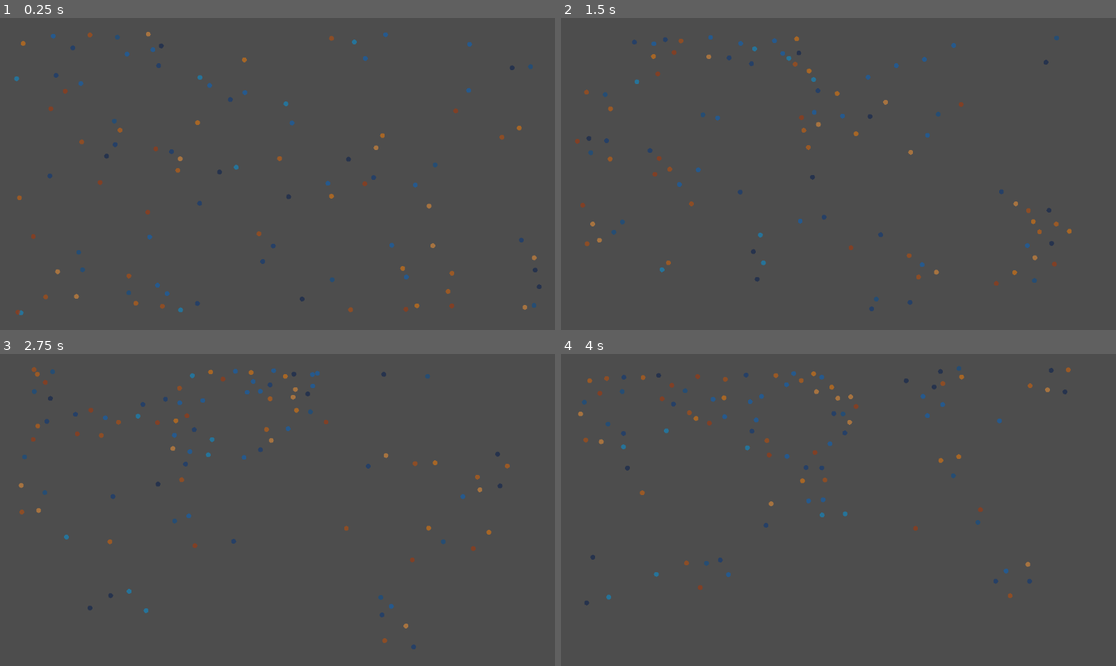
Above: before the commit, frames 1-4 (two rows, left to right).
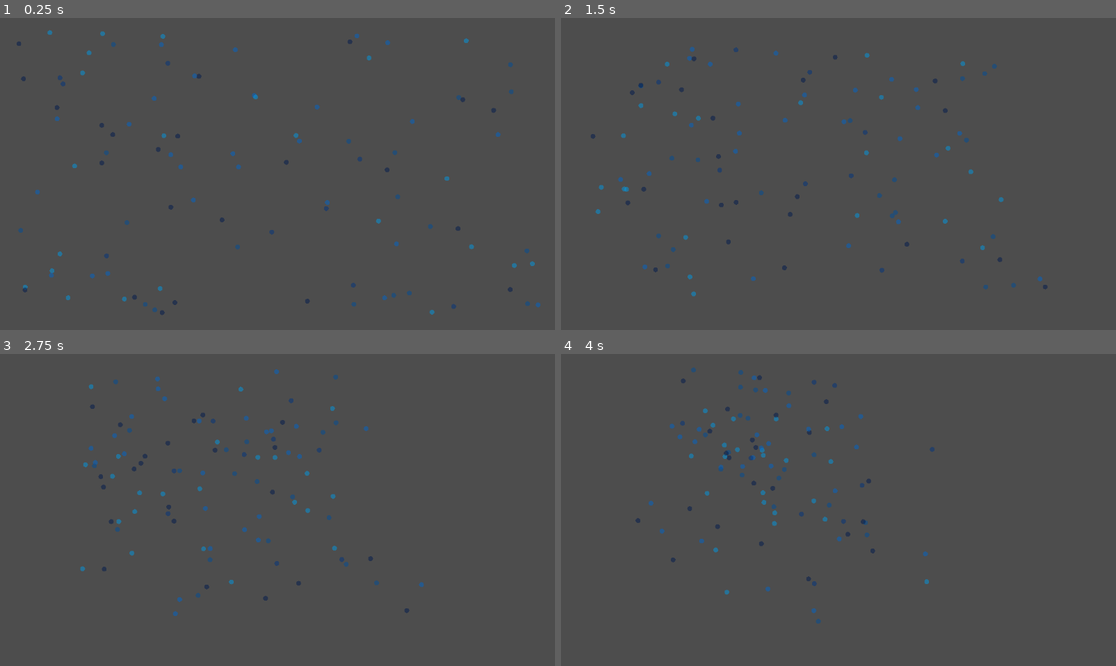
Above: after the commit, the same moments.

Repository: joesobo/EcoSystem
Game: Godot game, scene res://scenes/multiFish.tscn
Two runs of this game, one before a commit and one after it. Both use one fixed random seed, a clock stepped at 60 frames per second and the inputs below.
Inputs:
- Up to frame 1 (0.25 s): no input
- Up to frame 2 (1.5 s): no input
- Up to frame 3 (2.75 s): no input
- Up to frame 4 (4 s): no input

The runs differ from the first frame. In frame 1, 2.1% of the frame differs, in the area x 2-98%, y 3-96%; in frame 2, 2.1%; in frame 3, 2.1%; in frame 4, 2.1%, in the area x 3-92%, y 3-87%.

Commit message:
fix: flock around center and view angle

Diff:
--- a/scenes/fish.tscn
+++ b/scenes/fish.tscn
@@ -9,27 +9,30 @@
 
 [sub_resource type="CircleShape2D" id="CircleShape2D_k81i3"]
 
-[node name="Fish" type="Node2D"]
-
-[node name="RigidBody2D" type="RigidBody2D" parent="."]
+[node name="Fish" type="RigidBody2D"]
 gravity_scale = 0.0
 lock_rotation = true
 script = ExtResource("1_avtcq")
+randomForce = 0.0
+alignmentForce = 0.0
+separationForce = 0.0
+viewAngle = 60
 
-[node name="CollisionShape2D" type="CollisionShape2D" parent="RigidBody2D"]
+[node name="CollisionShape2D" type="CollisionShape2D" parent="."]
 visible = false
 position = Vector2(5, 5)
 scale = Vector2(10, 10)
 shape = SubResource("RectangleShape2D_k5teq")
+disabled = true
 
-[node name="Sprite2D" type="Sprite2D" parent="RigidBody2D"]
+[node name="Sprite2D" type="Sprite2D" parent="."]
 visible = false
 position = Vector2(5, 5)
 scale = Vector2(10, 10)
 texture = SubResource("CanvasTexture_huqkc")
 
-[node name="Area2D" type="Area2D" parent="RigidBody2D"]
+[node name="Area2D" type="Area2D" parent="."]
 position = Vector2(5, 5)
 
-[node name="CollisionShape2D" type="CollisionShape2D" parent="RigidBody2D/Area2D"]
+[node name="CollisionShape2D" type="CollisionShape2D" parent="Area2D"]
 shape = SubResource("CircleShape2D_k81i3")
--- a/scripts/Boid.gd
+++ b/scripts/Boid.gd
@@ -6,15 +6,14 @@
 
 @export var avoidRadius = 30
 @export var visualRange = 50
-@export var turnSpeed = 0.1
+@export var turnSpeed = 1
 
 @export var randomForce = 0.05
 @export var cohesionForce: = 0.005
 @export var alignmentForce: = 0.05
 @export var separationForce: = 0.05
 
-@export var maxSize = 10
-@export var minSize = 5
+@export var viewAngle = 45
 
 @export var color_palette = [
 	Color(0.0, 0.4, 0.8, 1.0),  # Blue
@@ -22,11 +21,6 @@
 	Color(0.0, 0.3, 0.6, 1.0),  # Darker Blue
 	Color(0.0, 0.2, 0.5, 1.0),  # Even Darker Blue
 	Color(0.0, 0.1, 0.3, 1.0),  # Darkest Blue
-	Color(1.0, 0.5, 0.0, 1.0),  # Orange
-	Color(1.0, 0.6, 0.2, 1.0),  # Lighter Orange
-	Color(0.9, 0.4, 0.0, 1.0),  # Darker Orange
-	Color(0.8, 0.3, 0.0, 1.0),  # Even Darker Orange
-	Color(0.7, 0.2, 0.0, 1.0)   # Darkest Orange
 ]
 @export var type = 'Blue'
 
@@ -51,51 +45,66 @@
 
 	modulate = color_palette[randi() % color_palette.size()]
 
-func get_interpolated_points(start, end, steps):
-	var points = []
-	for i in range(steps + 1):
-		var t = i / steps
-		points.append(start.linear_interpolate(end, t))
-	return points
-
 func _draw():
 	var debug_point_radius = 5.0
 	var debug_point_color = Color.WHITE
 	debug_point_color.a = 0.5
 	draw_circle(Vector2.ZERO, debug_point_radius, debug_point_color)
 
+	# Draw vision cone
+	# drawCone()
+
+func drawCone():
+	var points: Array = []
+	var direction_angle = atan2(velocity.y, velocity.x)
+	var start_angle = direction_angle - deg_to_rad(viewAngle / 2)
+	var end_angle = direction_angle + deg_to_rad(viewAngle / 2)
+	var step = deg_to_rad(1.0)  # 1 degree step
+	var angle = start_angle
+
+	while angle <= end_angle:
+		var x = cos(angle) * visualRange
+		var y = sin(angle) * visualRange
+		points.append(Vector2(x, y))
+		angle += step
+
+	# Draw vision boundary lines
+	draw_line(Vector2(0, 0), points[0], Color("fff"), 2)
+	draw_line(Vector2(0, 0), points[-1], Color("fff"), 2)
+
+	# Draw vision area
+	points.insert(0, Vector2(0, 0))
+	draw_colored_polygon(points, Color(1, 1, 1, 0.4))
+
 func _on_Area2D_area_entered(area):
-	if area != self and area not in flock:
+	if area != self and area not in flock && inVisionCone(area.global_position):
 		flock.append(area.get_parent())
 
 func _on_Area2D_area_exited(area):
 	if area.get_parent() in flock:
 		flock.erase(area.get_parent())
 
-func handle_borders():
-	if global_position.x < viewport_rect.position.x:
-		global_position.x = viewport_rect.position.x + viewport_rect.size.x
-	elif global_position.x > viewport_rect.position.x + viewport_rect.size.x:
-		global_position.x = viewport_rect.position.x
+func inVisionCone(position):
+	var direction_angle = atan2(velocity.y, velocity.x)
+	var angle = global_position.direction_to(position).angle()
+	var angle_difference = abs(angle - direction_angle)
 
-	if global_position.y < viewport_rect.position.y:
-		global_position.y = viewport_rect.position.y + viewport_rect.size.y
-	elif global_position.y > viewport_rect.position.y + viewport_rect.size.y:
-		global_position.y = viewport_rect.position.y
+	return angle_difference < deg_to_rad(viewAngle)
 
 func _physics_process(delta):
-	handle_borders()
+	var newVelocity = velocity
+	newVelocity += randomVelocity() * randomForce
+	newVelocity += separation() * separationForce
+	newVelocity += alignment() * alignmentForce
+	newVelocity += cohesion() * cohesionForce
+	newVelocity += borderForce()
 
-	velocity += randomVelocity() * randomForce
-	velocity += separation() * separationForce
-	velocity += alignment() * alignmentForce
-	velocity += cohesion() * cohesionForce
-	velocity += borderForce()
-
-	velocity = velocity.lerp(velocity + alignment() * alignmentForce, turnSpeed)
-	velocity = velocity.normalized() * min(velocity.length(), speed)
+	# velocity = velocity.lerp(newVelocity, turnSpeed)
+	velocity = newVelocity.normalized() * min(newVelocity.length(), speed)
 
 	set_linear_velocity(velocity)
+
+	handle_borders()
 
 	queue_redraw()
 
@@ -133,7 +142,7 @@
 
 func cohesion():
 	var numNeighbors = 0
-	var centerVector = Vector2()
+	var centerVector = (viewport_rect.position + viewport_rect.size) / 2 - global_position
 
 	for flockMate in flock:
 		if flockMate.type != type:
@@ -172,3 +181,14 @@
 
 
 	return borderVelocity
+
+func handle_borders():
+	if global_position.x < viewport_rect.position.x:
+		global_position.x = viewport_rect.position.x + viewport_rect.size.x
+	elif global_position.x > viewport_rect.position.x + viewport_rect.size.x:
+		global_position.x = viewport_rect.position.x
+
+	if global_position.y < viewport_rect.position.y:
+		global_position.y = viewport_rect.position.y + viewport_rect.size.y
+	elif global_position.y > viewport_rect.position.y + viewport_rect.size.y:
+		global_position.y = viewport_rect.position.y
--- a/scripts/FishManager.gd
+++ b/scripts/FishManager.gd
@@ -7,7 +7,6 @@
 
 func _ready():
 	viewport_rect = get_viewport_rect()
-	print(viewport_rect.size)
 
 	for i in range(fishCount):
 		spawn_fish()
